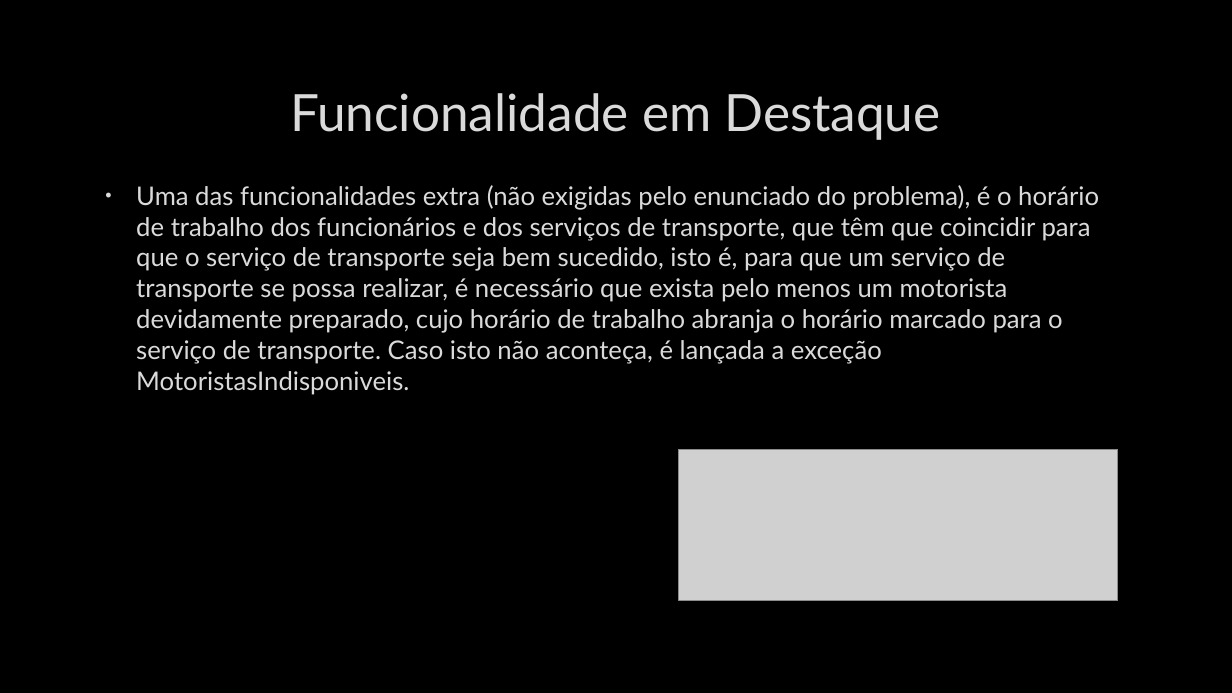
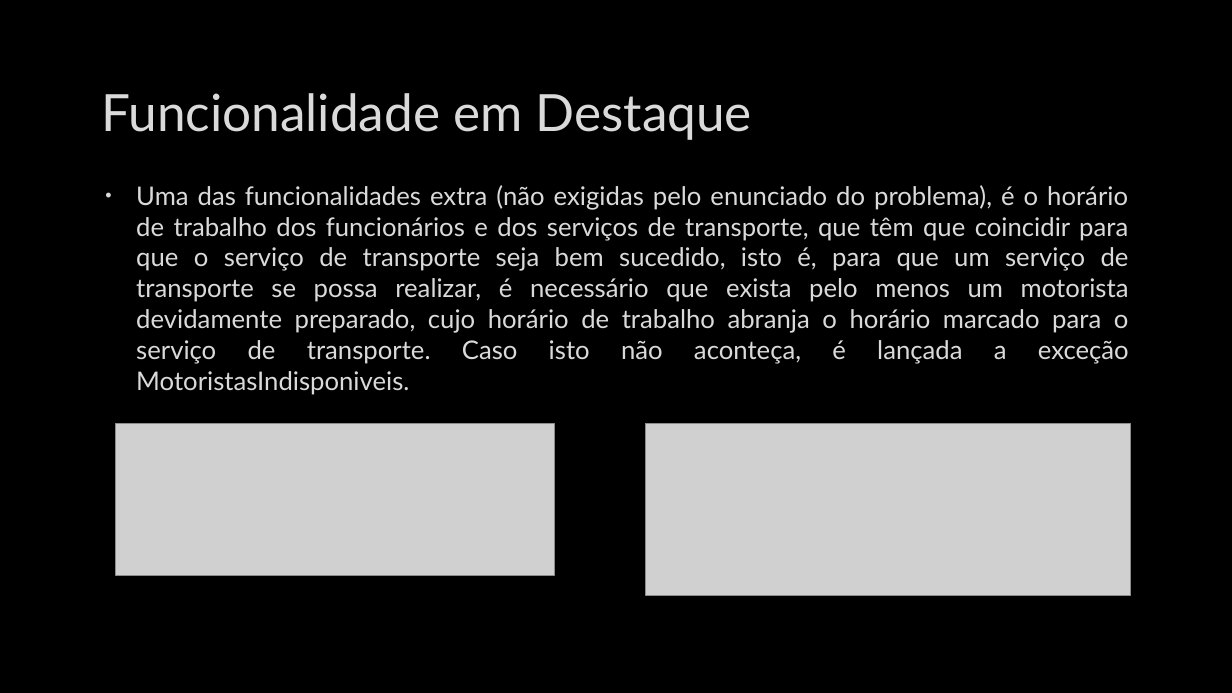
Before and after one commit to Caio-Nogueira/1-Projeto_AEDA, a slide deck: slide 10 of empresa_transportes.pptx (slide 12 before the commit). Drawn at 1232x693 pixels with LibreOffice and Linux fonts; fonts in the diff are those of the drawing; grey boxes stand for pictures; background and template pictures are left out. Boxes give left, top, right and bottom in pixels: in the first picture for what was removed or moved away, otherwise in the second. Text is boxed around its words. In the diff, an @@ line names an element or a change of style, - is before the commit and + after.

```diff
--- a/empresa_transportes.pptx
+++ b/empresa_transportes.pptx
@@ title "Funcionalidade em Destaque" at bbox=[102, 93, 752, 140]: alignment centre to left @@
@@ text "Uma das funcionalidades extra (não ..." at bbox=[136, 185, 1129, 395]: alignment left to justified @@
@@ picture: place and size @@
-picture at bbox=[679, 449, 1118, 601]
+picture at bbox=[116, 423, 555, 575]
@@ picture added at bbox=[646, 423, 1131, 595] @@
```
Also in this commit, not shown: 7 other slides changed, 3 slides added, 6 slides removed.
